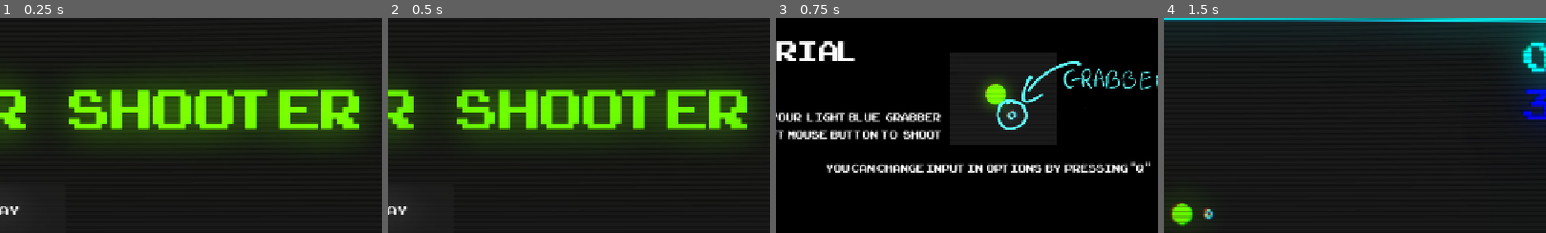
Above: before the commit, frames 1-4 (left to right).
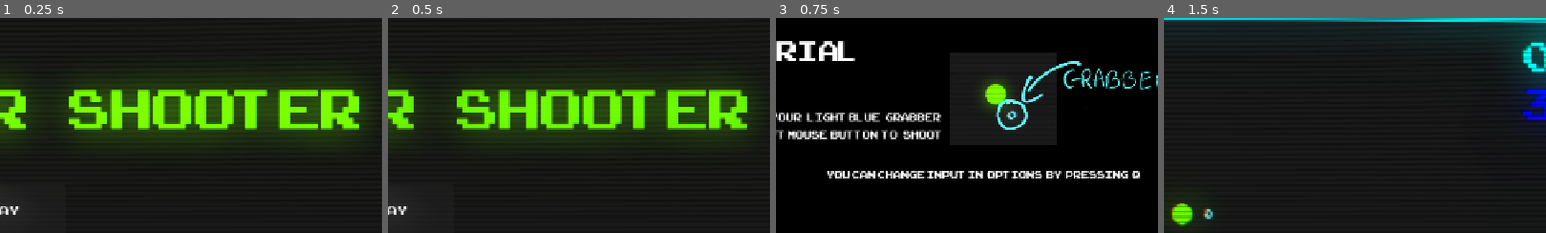
Above: after the commit, the same moments.

Repository: ktosox/GWJ80
Game: Godot game, scene res://level/home.tscn
Two runs of this game, one before a commit and one after it. Both use one fixed random seed, a clock stepped at 60 frames per second and the inputs below.
Inputs (mouse positions are % of the whole screen's width and height, from its top left):
- Up to frame 1 (0.25 s): no input
- Up to frame 2 (0.5 s): no input
- Up to frame 3 (0.75 s): click "Play" at 0.5 s
- Up to frame 4 (1.5 s): tap Enter (tutorial_exit) at 1.25 s; move the mouse to (72, 45) at 1.27 s; press the mouse at (72, 45) at 1.28 s; hold D (right) from 1.28 s (still down)
The pictures show only the part of the screen within x 49-99%, y 0-50%; the shares and areas given below are measured in that part.

Frames 1-2 are identical in both runs. In frame 3, 4.1% of the frame differs, in the area x 13-98%, y 66-75%; in frame 4, nothing differs.

Commit message:
tutorial glitch fixed

Diff:
--- a/Game/UI/tutorial/tutorial.tscn
+++ b/Game/UI/tutorial/tutorial.tscn
@@ -116,11 +116,11 @@
 
 [node name="Label" type="Label" parent="ui"]
 layout_mode = 0
-offset_left = 709.0
-offset_top = 238.0
-offset_right = 1249.0
-offset_bottom = 271.0
-text = "you can change input in  options  by  pressing \"q\""
+offset_left = 710.0
+offset_top = 249.0
+offset_right = 1250.0
+offset_bottom = 282.0
+text = "you can change input in  options  by  pressing  q"
 
 [node name="Label3" type="Label" parent="ui"]
 layout_mode = 0
